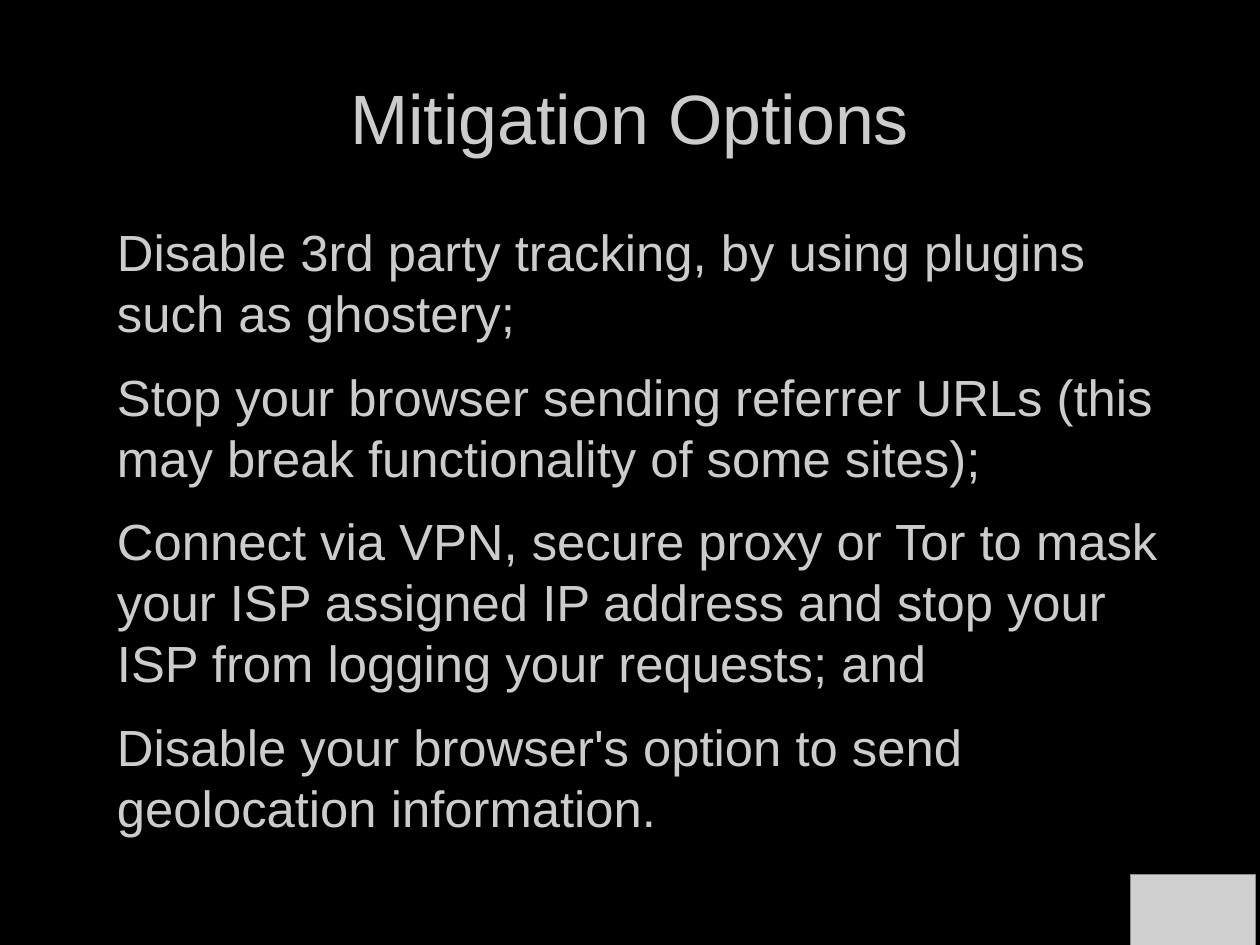
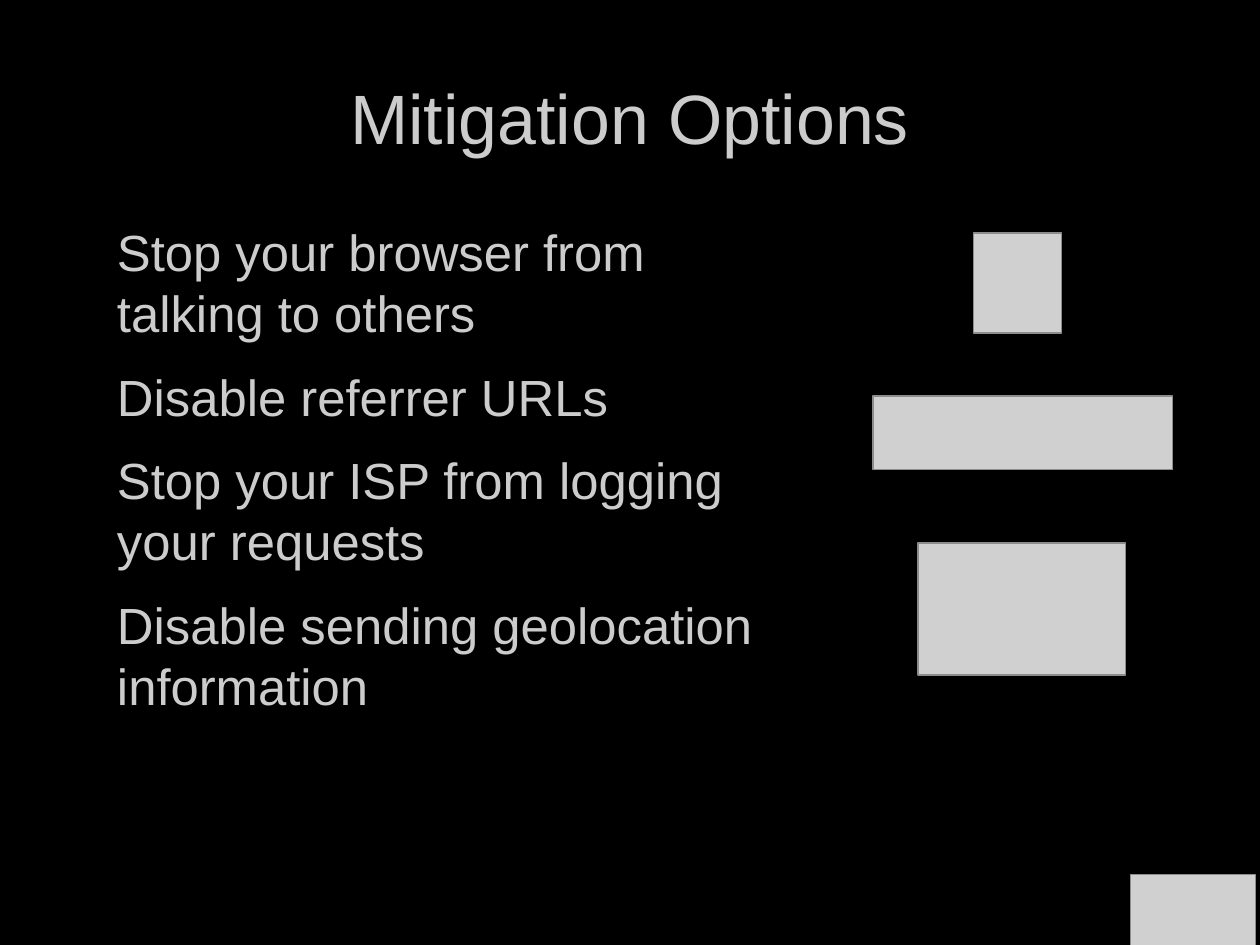
Before and after one commit to bendechrai/preso-security-privacy-anonymity, a slide deck: slide 32 of security-privacy-anonymity.odp. Drawn at 1260x945 pixels with LibreOffice and Linux fonts; fonts in the diff are those of the drawing; grey boxes stand for pictures; background and template pictures are left out. Boxes give left, top, right and bottom in pixels: in the first picture for what was removed or moved away, otherwise in the second. Text is boxed around its words. In the diff, an @@ line names an element or a change of style, - is before the commit and + after.

Commit message:
more text to screenshot conversion, a few extra bits to the last section

```diff
--- a/security-privacy-anonymity.odp
+++ b/security-privacy-anonymity.odp
@@ text at [117,234,752,706]: text changed @@
-● Disable 3rd party tracking, by using plugins such as ghostery;
-● Stop your browser sending referrer URLs (this may break functionality of some sites);
-● Connect via VPN, secure proxy or Tor to mask your ISP assigned IP address and stop your ISP from logging your requests; and
-● Disable your browser's option to send geolocation information.
+● Stop your browser from
+  talking to others
+● Disable referrer URLs
+● Stop your ISP from logging
+  your requests
+● Disable sending geolocation
+  information
@@ picture added at [974,233,1062,333] @@
@@ picture added at [874,396,1173,470] @@
@@ picture added at [918,543,1125,676] @@
```
Also in this commit, not shown: 3 other slides changed, 10 slides added, 2 slides removed.
